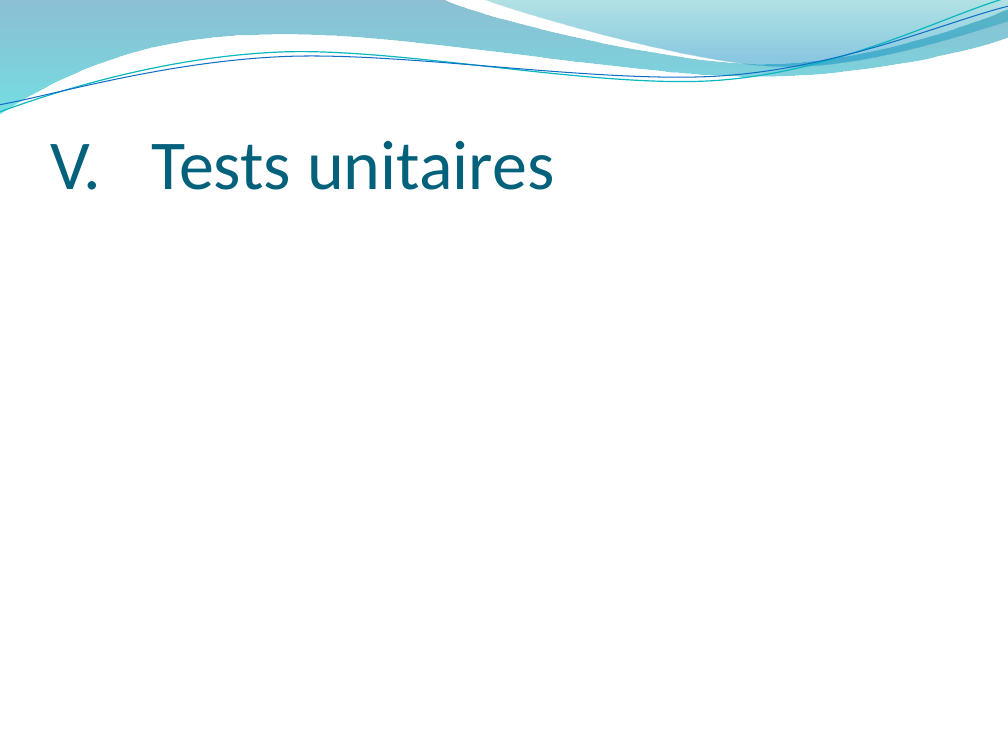
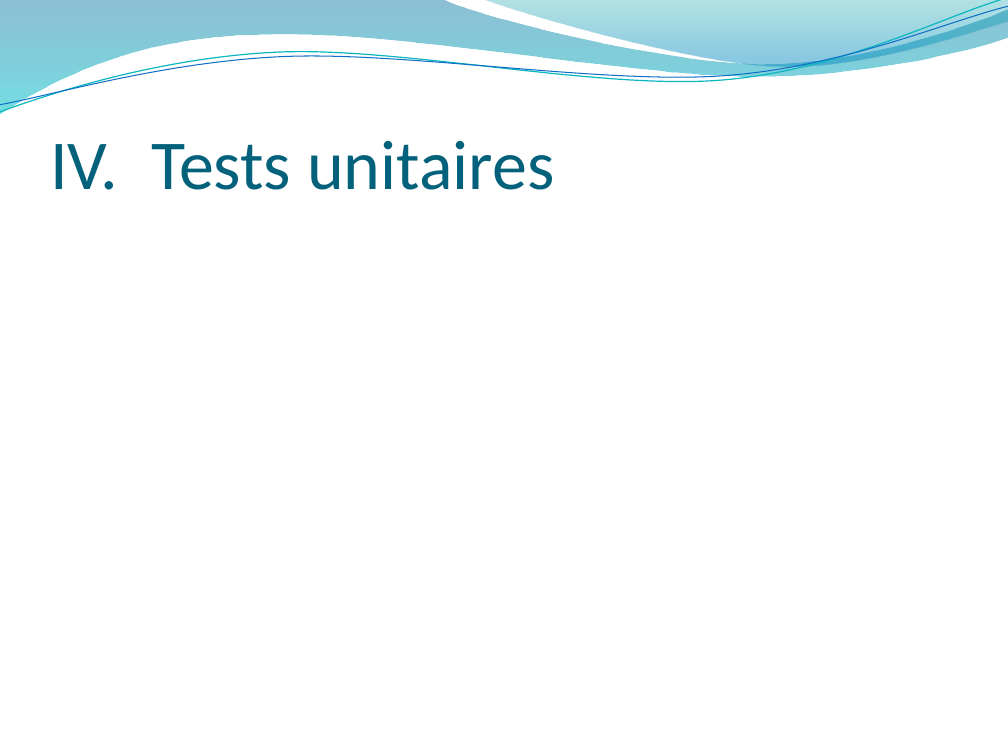
Before and after one commit to BTS2-Projet-1/BTS2-Projet-1.github.io, a slide deck: slide 7 of DossiersProjet_Locker_Control/[HOUDAYER_Pierre]_Rapport_Personel/[HOUDAYER]_SoutenanceDeProjet.pptx. Drawn at 1008x756 pixels with LibreOffice and Linux fonts; fonts in the diff are those of the drawing; background and template pictures are left out. Boxes give left, top, right and bottom in pixels: in the first picture for what was removed or moved away, otherwise in the second. Text is boxed around its words. In the diff, an @@ line names an element or a change of style, - is before the commit and + after.

```diff
--- a/DossiersProjet_Locker_Control/[HOUDAYER_Pierre]_Rapport_Personel/[HOUDAYER]_SoutenanceDeProjet.pptx
+++ b/DossiersProjet_Locker_Control/[HOUDAYER_Pierre]_Rapport_Personel/[HOUDAYER]_SoutenanceDeProjet.pptx
@@ title at [50,141,554,190]: text changed @@
-V. Tests unitaires
+IV. Tests unitaires
```
Also in this commit, not shown: 6 other slides changed, 1 slide added, 1 slide removed, 2 other files.
